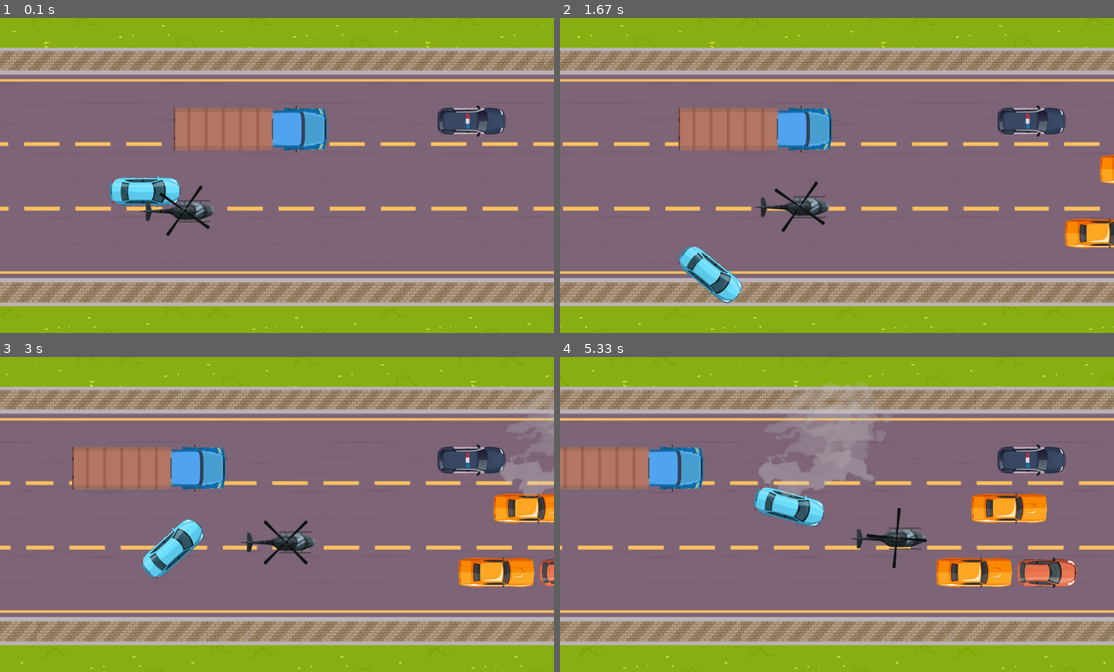
Above: before the commit, frames 1-4 (two rows, left to right).
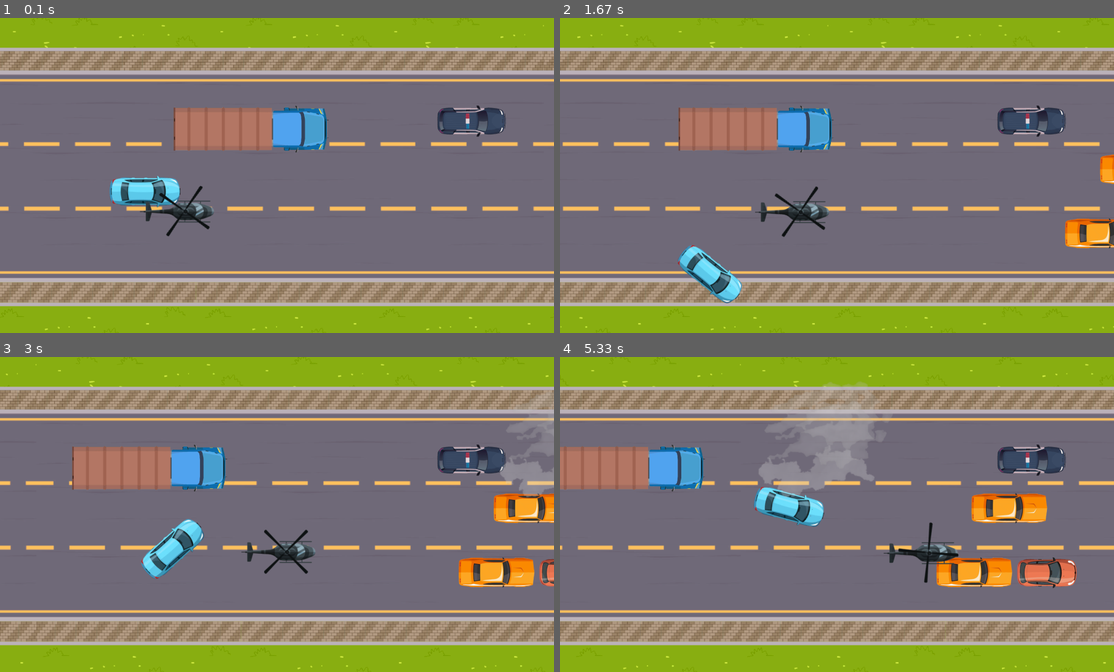
Above: after the commit, the same moments.

Repository: AdamJ77/highway-pygame
Game: pygame game, started from main_speeding.py
The game is run twice, just before and just after one commit, with the same random seed, the same clock (stepped at 60 frames per second) and the same inputs.
Inputs:
- Up to frame 1 (0.1 s): no input
- Up to frame 2 (1.67 s): hold D 0.33-0.8 s; hold W 0.83-1.13 s; tap Space at 0.9, 1.23, 1.53 s; hold D 1.17-1.63 s
- Up to frame 3 (3 s): hold A 1.67-2.2 s; tap Space at 1.73, 2.03, 2.3, 2.63, 2.93 s; hold S 2.23-2.53 s; hold A 2.57-2.97 s
- Up to frame 4 (5.33 s): hold W 3-3.37 s; tap Space at 3.07, 3.47, 3.77, 4.13, 4.53, 4.83, 5.03 s; hold D 3.4-4.03 s; hold S 4.07-4.43 s; hold A 4.47-4.93 s; hold D from 4.97 s (still down)

The runs differ from the first frame. In frame 1, 0.1% of the frame differs, in the area x 25-39%, y 53-70%; in frame 2, 0.8%; in frame 3, 0.9%; in frame 4, 1.2%, in the area x 52-72%, y 47-72%.

Commit message:
Implemented basic collision side detector

Diff:
--- a/collisions.py
+++ b/collisions.py
@@ -5,6 +5,8 @@
 
 from class_player import Player
 from classes_other import Chopper
+from config import (COLLISION_TOLERANCE, HEIGHT, POLICE_CHOPPER_HEIGHT,
+                    POLICE_CHOPPER_WIDTH, WIDTH)
 
 # PHYSICS COLLISIONs
 
@@ -19,6 +21,7 @@
 
 # CHECK TRAFFIC COLLISION
 def check_collision_cars(
+    player: Player,
     player_rect: pg.Rect,
     traffic_cars: np.array
     ) -> bool:
@@ -26,38 +29,40 @@
     Check if player's rect collided with other car's rect
     """
     # rect_player = player.get_rect()
+
     for car in traffic_cars:
         rect_car = car.get_rect()
         if player_rect.colliderect(rect_car):
-            # check_side_collision(player_rect, rect_car, player)
-            pass
+            check_side_collision(player, player_rect, rect_car)
     return
 
 
 def check_side_collision(
+    player: Player,
     rect_player: pg.Rect,
     rect_car: pg.Rect,
-    player: Player
     ):
     """Check from on which side was collision"""
     # direction = None
-    if rect_player.bottom >= rect_car.top:
+    if abs(rect_player.bottom - rect_car.top) < COLLISION_TOLERANCE:
         print("bottom collision")
 
         # direction = "bottom"
         # constraints.update({"bottom": True})
-    elif rect_player.top <= rect_car.bottom:
+    if abs(rect_player.top - rect_car.bottom) < COLLISION_TOLERANCE:
         print("top collision")
         # direction = "top"
         # constraints.update({"top": True})
-    elif rect_player.right >= rect_car.left:
-        print("right collision")
+    if abs(rect_player.right - rect_car.left) < COLLISION_TOLERANCE + player.speed:
+        print("right collision", player.speed, rect_player.right, rect_car.left)
         # direction = "right"
         # constraints.update({"right": True})
-    elif rect_player.left <= rect_player.right:
+
+    #TODO fix left collision
+    if abs(rect_player.left - rect_player.right) < COLLISION_TOLERANCE + player.speed:
         # direction = "left"
         print("left collision")
-        # constraints.update({"left": True})
+
     return
 
 
@@ -87,16 +92,23 @@
     chopper: Chopper
     )-> None:
     player_rect = player.get_rect()
+
+    # BOUNDARIES
     if is_collision:= check_boundaries_collision(player_rect, upper, lower):
         boundary = "upper" if is_collision is upper else "lower"
         player.rotate_back(boundary)
-    # check_collision_cars(player, traffic_cars)
+
+    # TRAFFIC
+    check_collision_cars(player, player_rect, traffic_cars)
+
+    # CHOPPER
+    if check_collision_with_player(player_rect, chopper.get_chopper_rect()) and not chopper.isMoving:
+        chopper.isMoving = True
+        rand_x, rand_y = create_chopper_direction()
+        chopper.destination = (rand_x, rand_y)
 
 
-    if check_collision_with_player(player_rect, chopper.get_chopper_rect()) and not chopper.isMoving:
-        chopper.isMoving = True
-        # rand_x = random.randint(1, 2)
-        # rand_y = random.randint(1, 2)
-        rand_x = 1000
-        rand_y = 500
-        chopper.destination = (rand_x, rand_y)
+def create_chopper_direction() -> tuple[int]:
+    x = random.randint(1, WIDTH - POLICE_CHOPPER_WIDTH)
+    y = random.randint(1, HEIGHT - POLICE_CHOPPER_HEIGHT)
+    return x,y
--- a/config.py
+++ b/config.py
@@ -41,10 +41,10 @@
 
 
 # LAMP SCROLL
+
 # LAMP_WIDTH = 35
 # LAMP_HEIGHT = 173
 # DISTANCE_BETWEEN_LAMPS = 500
-
 LAMPS_IMAGE = pg.image.load("images/row_lamps.png")
 LAMPS_WIDTH = LAMPS_IMAGE.get_width()
 lamp_tiles = math.ceil((WIDTH / LAMPS_WIDTH)) + 2
@@ -83,16 +83,11 @@
 FREQUENCY_OF_POLICE_LIGHTS = 10
 TIME_OF_TURN = 10
 
-# OTHER OBJECTS
-
 #SPAWN LOCATIONS
 SPAWN_LOC_1 = (HIGHWAY_IMAGE_WIDTH , DRIVING_AREA_SIZE[0] + 80)
 SPAWN_LOC_2 = (HIGHWAY_IMAGE_WIDTH , DRIVING_AREA_SIZE[0] + 300)
 SPAWN_LOC_3 = (HIGHWAY_IMAGE_WIDTH , DRIVING_AREA_SIZE[0] + 520)
 SPAWN_LOCATIONS = [SPAWN_LOC_1, SPAWN_LOC_2, SPAWN_LOC_3]
-
-
-
 
 # POLICE CHOPPER
 POLICE_CHOPPER_IMAGE = pg.transform.rotate(pg.image.load("images/police_chopper.png"), -90)
@@ -109,7 +104,7 @@
 # TRAFFIC
 PROBABILITY_OF_SPAWN = 20
 NUM_OF_TRAFFIC = 4
-
+COLLISION_TOLERANCE = 5
 
 # CLOUDS
 CLOUD_DENSITY = 3
--- a/main_speeding.py
+++ b/main_speeding.py
@@ -220,6 +220,7 @@
         # UPDATE CARS IMAGES
         traffic_cars, clouds = update_screen(player, traffic_cars, police_car, chopper, clouds)
 
+
         # CHECK IF PLAYER COLLIDED WITH BOUNDARY OR CAR
         collisions(player, traffic_cars, upper_b, lower_b, chopper)
 
@@ -227,7 +228,6 @@
         chopper.rotate_turbine()
 
         # CHOPPER MOVING TEST
-        print(chopper.isMoving, distance((chopper.x, chopper.y), chopper.destination))
         if chopper.isMoving:
             chopper.moveToDestination()
             if chopper.onDestination():
--- /dev/null
+++ b/testing_new_features/test_collision.py
@@ -0,0 +1,102 @@
+import sys
+
+import pygame
+
+# setup pygame/window #
+mainClock = pygame.time.Clock()
+from pygame.locals import *
+
+pygame.init()
+pygame.display.set_caption('Physics Explanation')
+screen = pygame.display.set_mode((500,500),0,32)
+
+player = pygame.Rect(100,100,40,80)
+
+tiles = [pygame.Rect(200,350,50,50),pygame.Rect(260,320,50,50)]
+
+def collision_test(rect,tiles):
+    collisions = []
+    for tile in tiles:
+        if rect.colliderect(tile):
+            collisions.append(tile)
+    return collisions
+
+def move(rect,movement,tiles): # movement = [5,2]
+    rect.x += movement[0]
+    collisions = collision_test(rect,tiles)
+    for tile in collisions:
+        if movement[0] > 0:
+            rect.right = tile.left
+        if movement[0] < 0:
+            rect.left = tile.right
+    rect.y += movement[1]
+    collisions = collision_test(rect,tiles)
+    for tile in collisions:
+        if movement[1] > 0:
+            rect.bottom = tile.top
+        if movement[1] < 0:
+            rect.top = tile.bottom
+    return rect
+
+right = False
+left = False
+up = False
+down = False
+
+
+# loop #
+while True:
+
+    # clear display #
+    screen.fill((0,0,0))
+
+
+    movement = [0,0]
+    if right == True:
+        movement[0] += 5
+    if left == True:
+        movement[0] -= 5
+    if up == True:
+        movement[1] -= 5
+    if down == True:
+        movement[1] += 5
+
+    tiles[0].top -= 0.5
+
+    player = move(player,movement,tiles)
+
+    pygame.draw.rect(screen,(255,255,255),player)
+
+    for tile in tiles:
+        pygame.draw.rect(screen,(255,0,0),tile)
+
+
+
+    # event handling #
+    for event in pygame.event.get():
+        if event.type == QUIT:
+            pygame.quit()
+            sys.exit()
+
+        if event.type == KEYDOWN:
+            if event.key == K_RIGHT:
+                right = True
+            if event.key == K_LEFT:
+                left = True
+            if event.key == K_DOWN:
+                down = True
+            if event.key == K_UP:
+                up = True
+        if event.type == KEYUP:
+            if event.key == K_RIGHT:
+                right = False
+            if event.key == K_LEFT:
+                left = False
+            if event.key == K_DOWN:
+                down = False
+            if event.key == K_UP:
+                up = False
+
+    # update display #
+    pygame.display.update()
+    mainClock.tick(60)
--- a/testing_new_features/testing_following.py
+++ b/testing_new_features/testing_following.py
@@ -19,7 +19,8 @@
 
 
 X, Y = 50, 50
-SPEED = 4
+SPEED = 2
+
 class Obstacle:
     def __init__(self) -> None:
         self.rect = pg.Rect(OBSTACLE_1_INIT_X, OBSTACLE_1_INIT_Y, OBSTACLE_1_WIDTH, OBSTACLE_1_HEIGHT)
Binary file added: concepts/concept_chopper_destination.png
Binary file changed: images/highway2.png
Binary file added: images/tree.jpeg
Binary file added: images/viaduct.jpeg
Binary file added: images/viaduct.png
